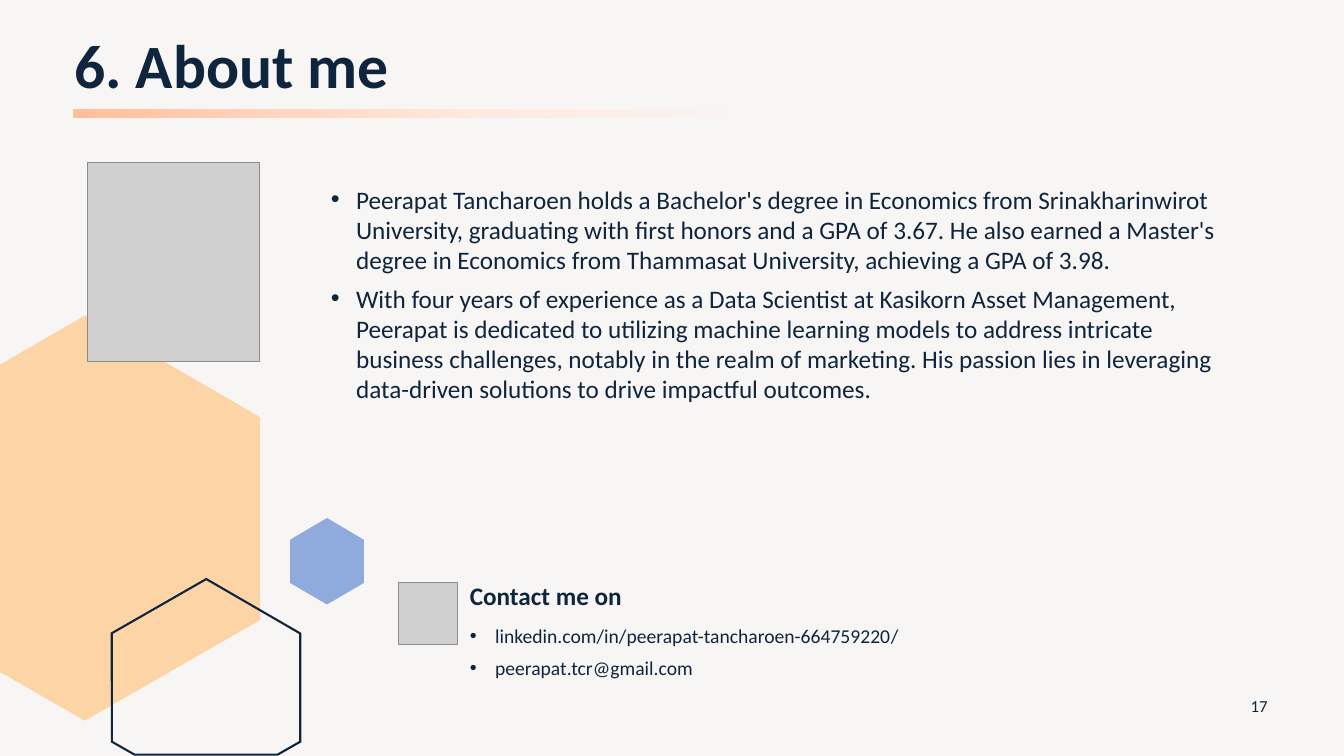
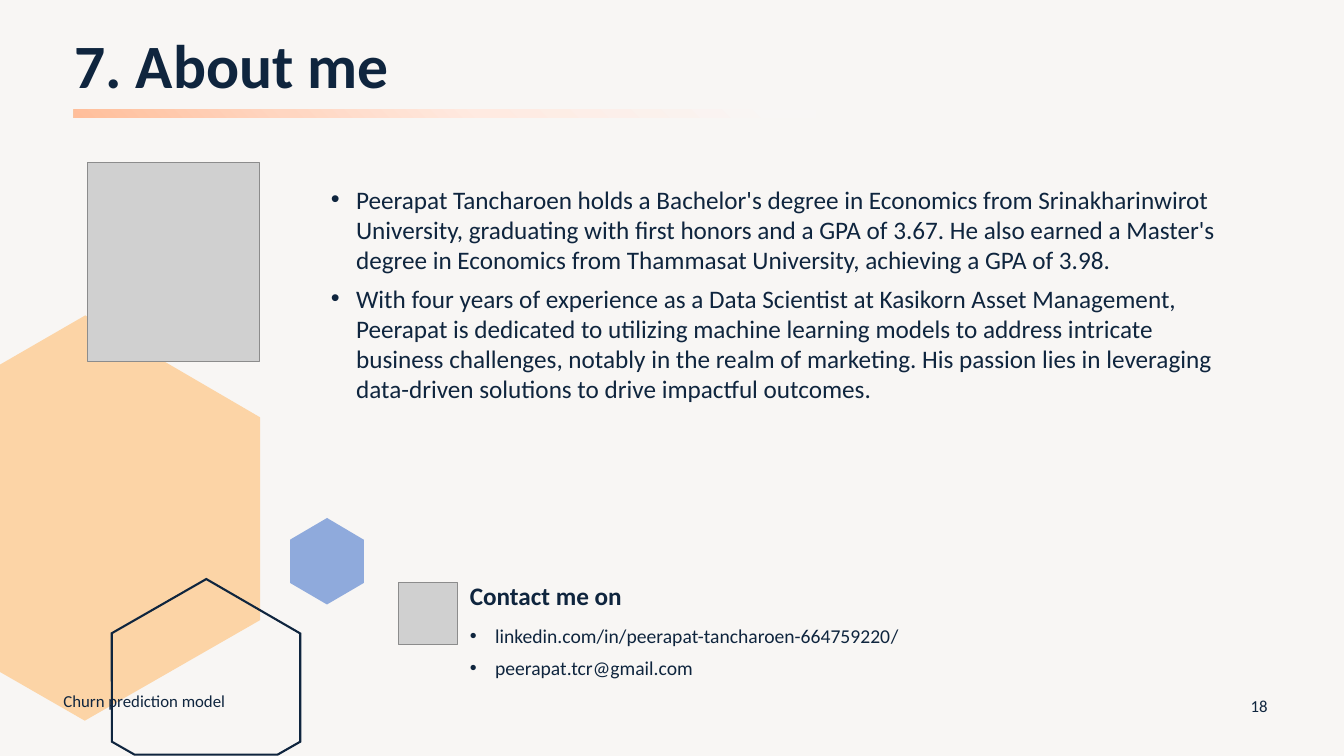
Before and after one commit to peerapat-t/telco_churn_prediction_model, a slide deck: slide 18 of Telco churn prediction model presentation.pptx (slide 17 before the commit). Drawn at 1344x756 pixels with LibreOffice and Linux fonts; fonts in the diff are those of the drawing; grey boxes stand for pictures. Boxes give left, top, right and bottom in pixels: in the first picture for what was removed or moved away, otherwise in the second. Text is boxed around its words. In the diff, an @@ line names an element or a change of style, - is before the commit and + after.

```diff
--- a/Telco churn prediction model presentation.pptx
+++ b/Telco churn prediction model presentation.pptx
@@ title at (74,44,388,89): text changed @@
-6. About me
+7. About me
@@ text added at (63,693,225,711), 12 pt, text #0F253E @@
+Churn prediction model
@@ page number at (1251,700,1268,712): text changed @@
-17
+18
```
Also in this commit, not shown: 1 slide added, 1 other file.
